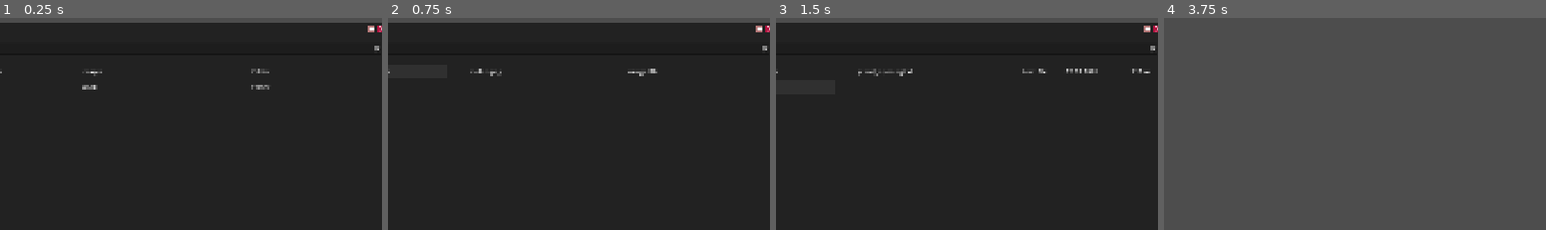
Above: before the commit, frames 1-4 (left to right).
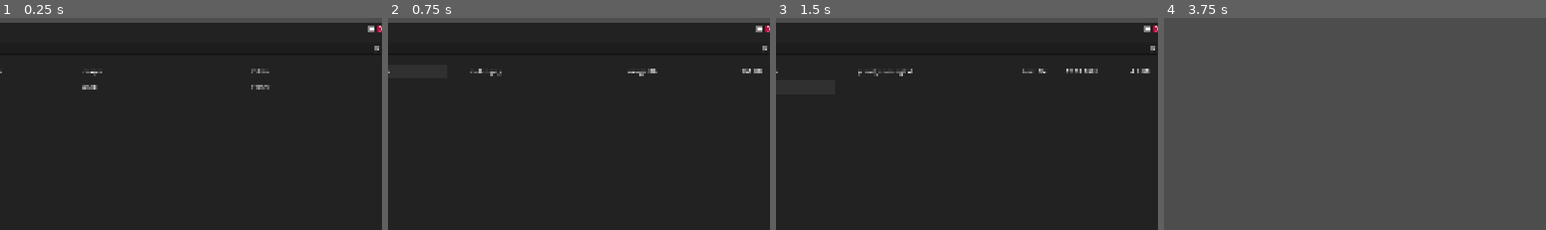
Above: after the commit, the same moments.

Repository: Dherleth/melon-os
Game: Godot game, scene res://os/core/os_system/os_system.tscn
The game is run twice, just before and just after one commit, with the same random seed, the same clock (stepped at 60 frames per second) and the same inputs.
Inputs (mouse positions are % of the whole screen's width and height, from its top left):
- Up to frame 1 (0.25 s): no input
- Up to frame 2 (0.75 s): click (29, 20) at 0.52 s
- Up to frame 3 (1.5 s): click (29, 24) at 1.27 s
- Up to frame 4 (3.75 s): click (1, 98) at 2 s; click (1, 98) at 2.75 s; click (76, 10) at 3.5 s
The pictures show only the part of the screen within x 28-78%, y 8-58%; the shares and areas given below are measured in that part.

The runs differ from the first frame. In frame 1, less than 0.1% of the frame differs, in the area x 96-98%, y 3-7%; in frame 2, 0.1%, in the area x 92-98%, y 3-27%; in frame 3, 0.1%; in frame 4, nothing differs.

Commit message:
actual file size displayed
No need to put it in custom metadata

Diff:
--- a/os/core/os_app/os_app_scene.gd
+++ b/os/core/os_app/os_app_scene.gd
@@ -21,4 +21,10 @@
 
 # Defaults to the file that opened the app. Child classes can override this
 func get_window_name() -> String:
-	return file_path.get_file()
+	var filename = file_path.get_file()
+	var metadata_start := filename.find("_meta_")
+
+	if metadata_start != -1:
+		filename = filename.substr(0, metadata_start) + "." + filename.get_extension()
+
+	return filename
--- a/os/core/os_window/os_window.tscn
+++ b/os/core/os_window/os_window.tscn
@@ -5,13 +5,13 @@
 [ext_resource type="Texture2D" uid="uid://c7pre5v0mjbgf" path="res://os/core/os_window/close_icon.png" id="3_0eyqj"]
 
 [sub_resource type="StyleBoxFlat" id="StyleBoxFlat_0eyqj"]
-bg_color = Color(0.91764706, 0.6, 0.6, 0.7294118)
+bg_color = Color(17.413149, 11.708403, 11.708403, 0.41960785)
 
 [sub_resource type="StyleBoxFlat" id="StyleBoxFlat_4mv1j"]
-bg_color = Color(0.7172357, 0.3128042, 0.33179274, 0.7294118)
+bg_color = Color(13.819, 6.547, 6.908, 0.122)
 
 [sub_resource type="StyleBoxFlat" id="StyleBoxFlat_rdul2"]
-bg_color = Color(0.84459317, 0.42967534, 0.44166446, 0.7294118)
+bg_color = Color(16.076696, 8.701179, 8.881068, 0.34117648)
 
 [sub_resource type="StyleBoxFlat" id="StyleBoxFlat_ownac"]
 bg_color = Color(0.8784314, 0.05882353, 0.28627452, 0.77254903)
--- a/os/data/apps/file_explorer/file_button.gd
+++ b/os/data/apps/file_explorer/file_button.gd
@@ -39,7 +39,7 @@
 # for example.
 #
 # Spaces is used to show indentation in the file explorer tree
-func setup(filename_p: String, with_details := true, spaces := 0) -> void:
+func setup(filepath: String, with_details := true, spaces := 0) -> void:
 	if spaces > 0:
 		var count = spaces
 		while count != 0:
@@ -52,20 +52,21 @@
 	creation_date_label.text = ""
 	size_label.text = ""
 
-	var extension := filename_p.get_extension().to_lower()
+	var filename := filepath.get_file()
+	var extension := filename.get_extension().to_lower()
 
 	if FILE_TYPE.has(extension):
 		type_label.text = FILE_TYPE[extension]
 
-	var metadata_start = filename_p.find("_meta_")
+	var metadata_start = filename.find("_meta_")
 
 	if metadata_start == -1:
 		# This is a standard filename
-		filename_label.text = filename_p
+		filename_label.text = filename
 
 		if with_details:
 			# We don't read metadata for standard filename
-			pass
+			size_label.text = _get_file_size(filepath)
 		else:
 			filename_label.text_overrun_behavior = TextServer.OVERRUN_NO_TRIMMING
 			type_label.hide()
@@ -76,13 +77,13 @@
 
 		# Rebuilds the filename without metadata
 
-		filename_label.text = filename_p.substr(0, metadata_start)
+		filename_label.text = filename.substr(0, metadata_start)
 		if extension != "":
 			filename_label.text = filename_label.text + "." + extension
 
 		if with_details:
 			# Isolates metadata from the filename
-			var metadata := filename_p.substr(metadata_start + "_meta_".length())
+			var metadata := filename.substr(metadata_start + "_meta_".length())
 
 			# removes the extension from the metadata
 			if extension != "":
@@ -95,7 +96,6 @@
 				var creation_date = metadata.substr(creation_date_start + "created".length(), date_format_length)
 
 				if creation_date.length() == date_format_length:
-					creation_date_label.show()
 					creation_date_label.text = creation_date.substr(0,2) + "." + creation_date.substr(2,2) + "." + creation_date.substr(4)
 
 			var size_start = metadata.find("size")
@@ -110,9 +110,10 @@
 						var size_end = size_str.find(recognized_size)
 						# Resubstr in case there was an uppercase in the size
 						size_str = metadata.substr(size_start + "size".length(), size_end + recognized_size.length())
-						size_label.show()
 						size_label.text = size_str
 						break
+			else:
+				size_label.text = _get_file_size(filepath)
 		else:
 			filename_label.text_overrun_behavior = TextServer.OVERRUN_NO_TRIMMING
 			type_label.hide()
@@ -125,3 +126,27 @@
 
 	# Root node does not update it's size automatically when content changes
 	self.custom_minimum_size.x = margin_container.size.x
+
+
+func _get_file_size(file_path) -> String:
+	var size_txt := ""
+	var bytes := -1
+
+	if FileAccess.file_exists(file_path):
+		bytes = FileAccess.get_size(file_path)
+	elif DirAccess.dir_exists_absolute(file_path):
+		# We don't display size for directories
+		return ""
+
+	var bytes_f := float(bytes)
+	var units := ["B", "KB", "MB", "GB"]
+	var unit_index := 0
+
+	while bytes_f >= 1024.0 and unit_index < units.size() - 1:
+		bytes_f /= 1024.0
+		unit_index += 1
+
+	if bytes_f - int(bytes_f) == 0:
+		return "%.0f %s" % [bytes_f, units[unit_index]]
+
+	return "%.1f %s" % [bytes_f, units[unit_index]]
--- a/os/data/apps/file_explorer/file_explorer.gd
+++ b/os/data/apps/file_explorer/file_explorer.gd
@@ -48,7 +48,7 @@
 					# Shows the content of the directory
 					var file_button_instance := file_button_scene.instantiate() as FileButton
 					folder_content_list.add_child(file_button_instance)
-					file_button_instance.setup(full_path.get_file())
+					file_button_instance.setup(full_path)
 					file_button_instance.pressed.connect(_on_file_button_pressed.bind(full_path))
 
 				if recursive:
--- a/os/data/apps/file_explorer/file_explorer.tscn
+++ b/os/data/apps/file_explorer/file_explorer.tscn
@@ -24,6 +24,7 @@
 
 [node name="PathInput" type="LineEdit" parent="MarginContainer" unique_id=1387912033]
 layout_mode = 2
+keep_editing_on_text_submit = true
 context_menu_enabled = false
 clear_button_enabled = true
 
Renamed: os/data/filesystem/work/grand_opening_meta_created02032001size113ko.txt -> os/data/filesystem/work/grand_opening_meta_created02032001.txt
Not shown, added: os/data/filesystem/work/.DS_Store
